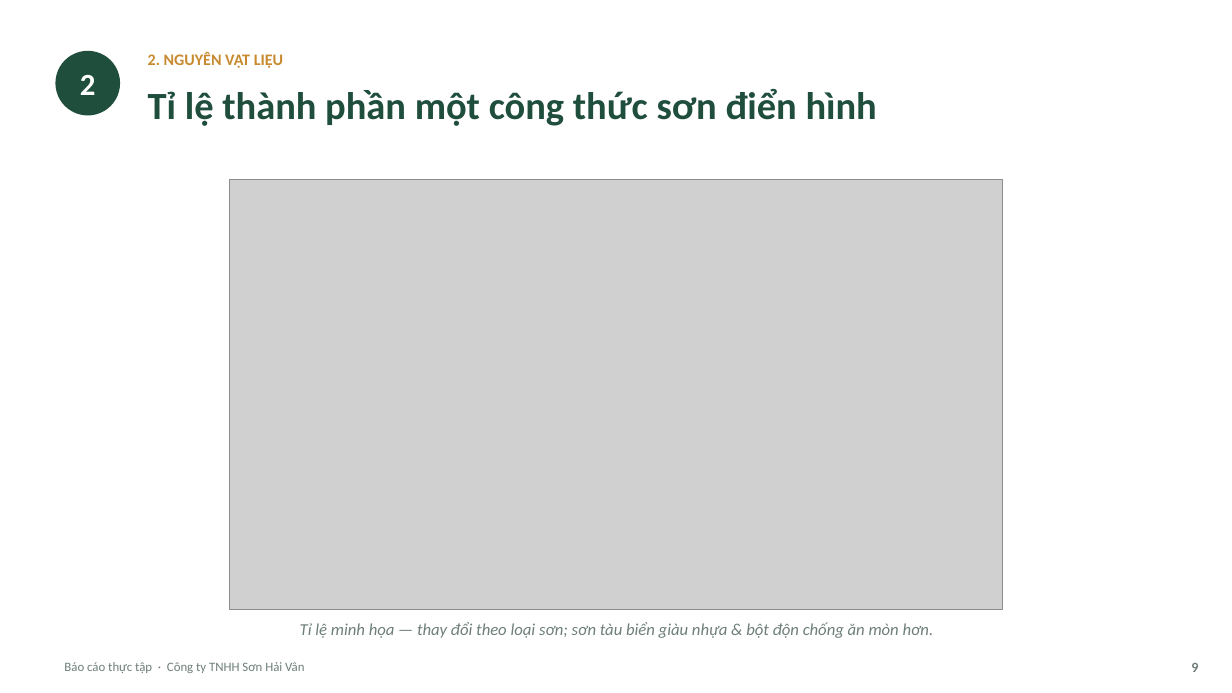
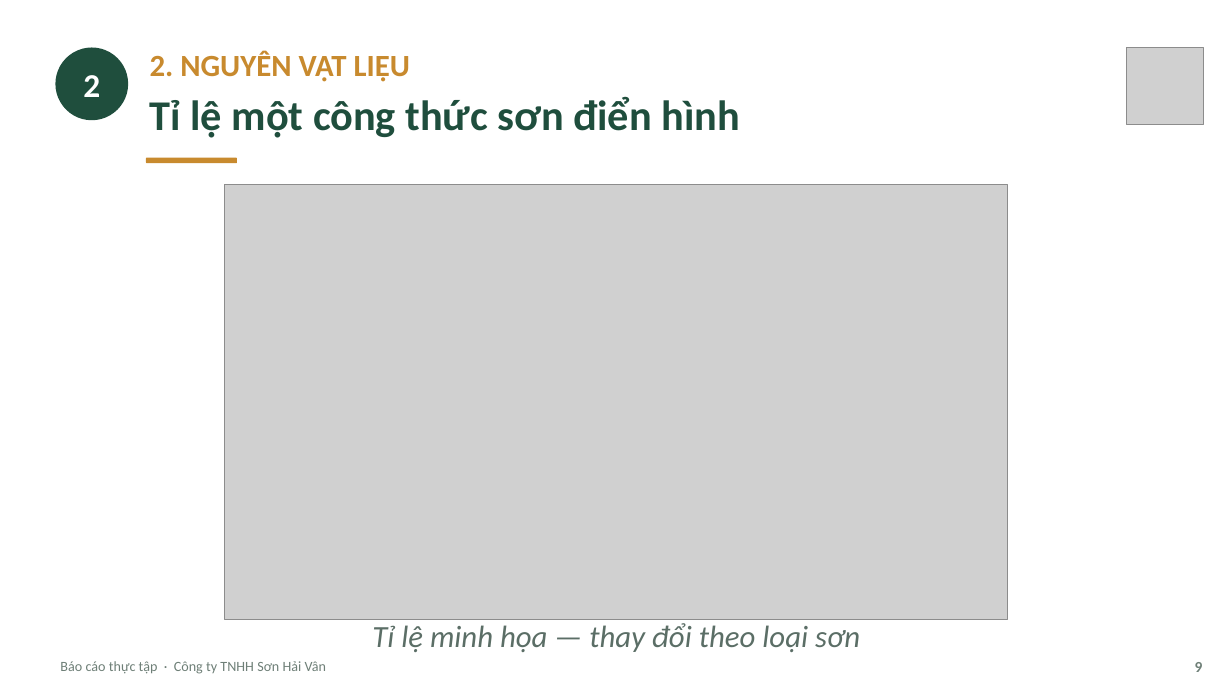
Before and after one commit to tranconcoder/pubic-resources, a slide deck: slide 9 of SuHeo/Báo cáo thực tập - Sơn Hải Vân.pptx. Drawn at 1232x693 pixels with LibreOffice and Linux fonts; fonts in the diff are those of the drawing; grey boxes stand for pictures. Boxes give left, top, right and bottom in pixels: in the first picture for what was removed or moved away, otherwise in the second. Text is boxed around its words. In the diff, an @@ line names an element or a change of style, - is before the commit and + after.

```diff
--- a/SuHeo/Báo cáo thực tập - Sơn Hải Vân.pptx
+++ b/SuHeo/Báo cáo thực tập - Sơn Hải Vân.pptx
@@ ellipse "2": place and size @@
-ellipse "2" at (55,51,120,116)
+ellipse "2" at (55,47,128,120)
@@ ellipse "2" at (55,47,128,120): size 24 to 26 pt @@
@@ text "2. NGUYÊN VẬT LIỆU" at (150,50,410,82): size 12.5 to 24 pt @@
@@ picture added at (1127,47,1203,124) @@
@@ text at (150,96,740,138): text changed; size 30 to 33 pt @@
-Tỉ lệ thành phần một công thức sơn điển hình
+Tỉ lệ một công thức sơn điển hình
@@ rounded rectangle added at (146,158,237,164), fill #C88A2E @@
@@ picture: place and size @@
-picture at (229,180,1003,610)
+picture at (225,185,1006,619)
@@ text at (372,623,860,652): text changed; size 13 to 24 pt; text colour #6E7F77 to #5B6E66 @@
-Tỉ lệ minh họa — thay đổi theo loại sơn; sơn tàu biển giàu nhựa & bột độn chống ăn mòn hơn.
+Tỉ lệ minh họa — thay đổi theo loại sơn
@@ text "Báo cáo thực tập · ..." at (60,661,326,674): size 10 to 11 pt @@
@@ text "9" at (1195,662,1203,672): size 11 to 12 pt @@
```
Also in this commit, not shown: 21 other slides changed, 13 slides added, 10 slides removed, 1 other file.
